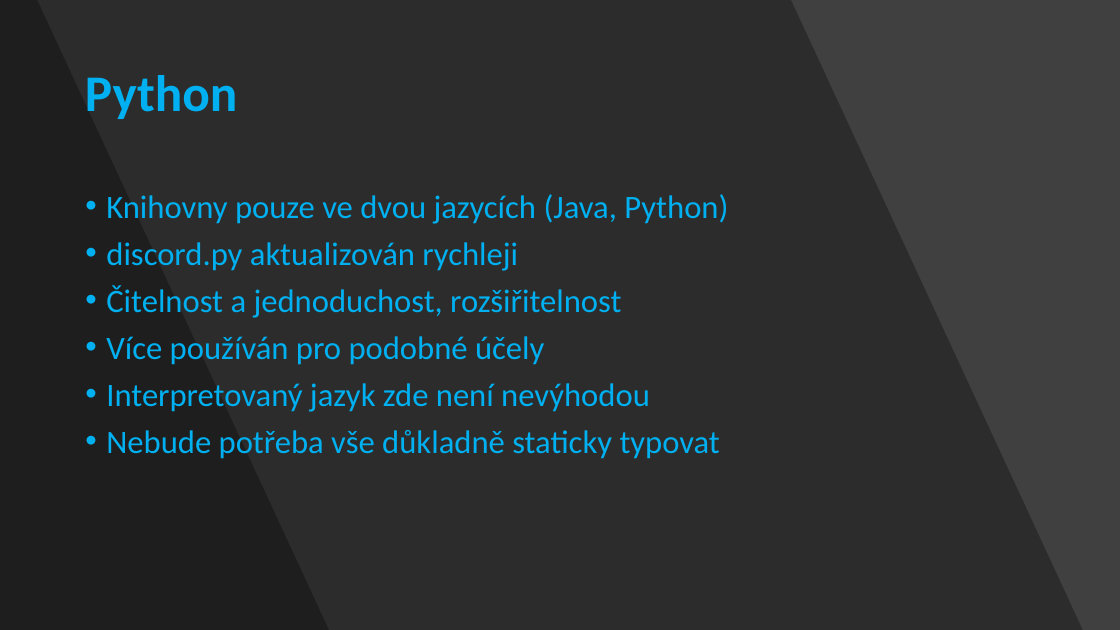
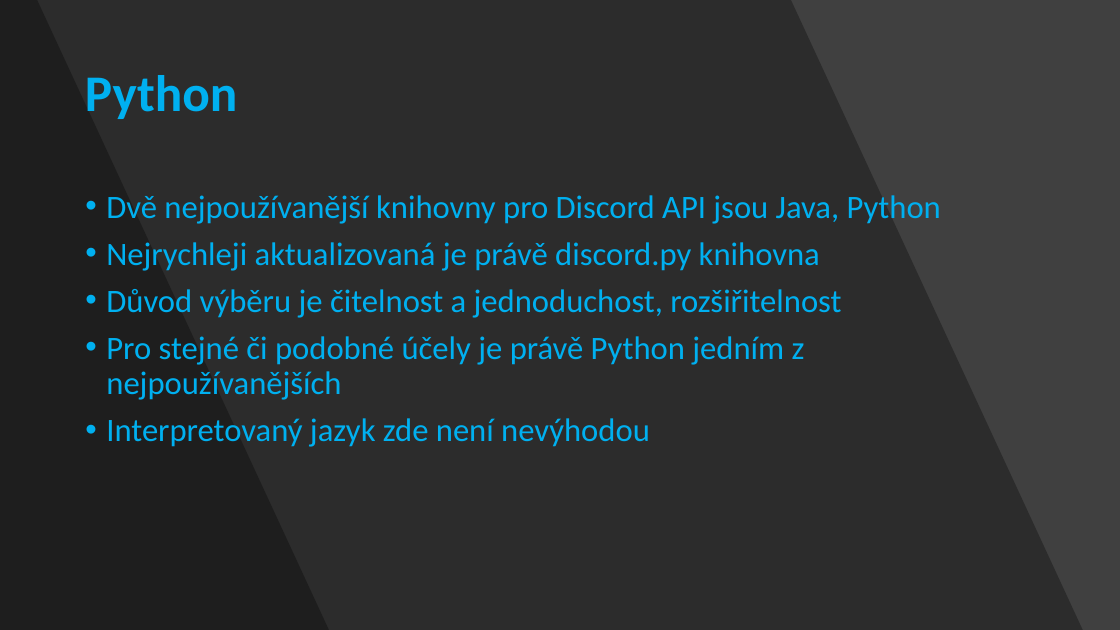
Before and after one commit to Fortex365/DiscordBot, a slide deck: slide 16 of Bot na platformě Discord.pptx (slide 12 before the commit). Drawn at 1120x630 pixels with LibreOffice and Linux fonts; fonts in the diff are those of the drawing. Boxes give left, top, right and bottom in pixels: in the first picture for what was removed or moved away, otherwise in the second. Text is boxed around its words. In the diff, an @@ line names an element or a change of style, - is before the commit and + after.

```diff
--- a/Bot na platformě Discord.pptx
+++ b/Bot na platformě Discord.pptx
@@ text at [106, 195, 941, 400]: text changed @@
-• Knihovny pouze ve dvou jazycích (Java, Python)
-• discord.py aktualizován rychleji
-• Čitelnost a jednoduchost, rozšiřitelnost
-• Více používán pro podobné účely
+• Dvě nejpoužívanější knihovny pro Discord API jsou Java, Python
+• Nejrychleji aktualizovaná je právě discord.py knihovna
+• Důvod výběru je čitelnost a jednoduchost, rozšiřitelnost
+• Pro stejné či podobné účely je právě Python jedním z nejpoužívanějších
@@ text at [106, 430, 720, 459]: paragraph removed @@
-• Nebude potřeba vše důkladně staticky typovat
```
Also in this commit, not shown: 8 other slides changed, 6 slides added, 8 slides removed, 1 other file.
